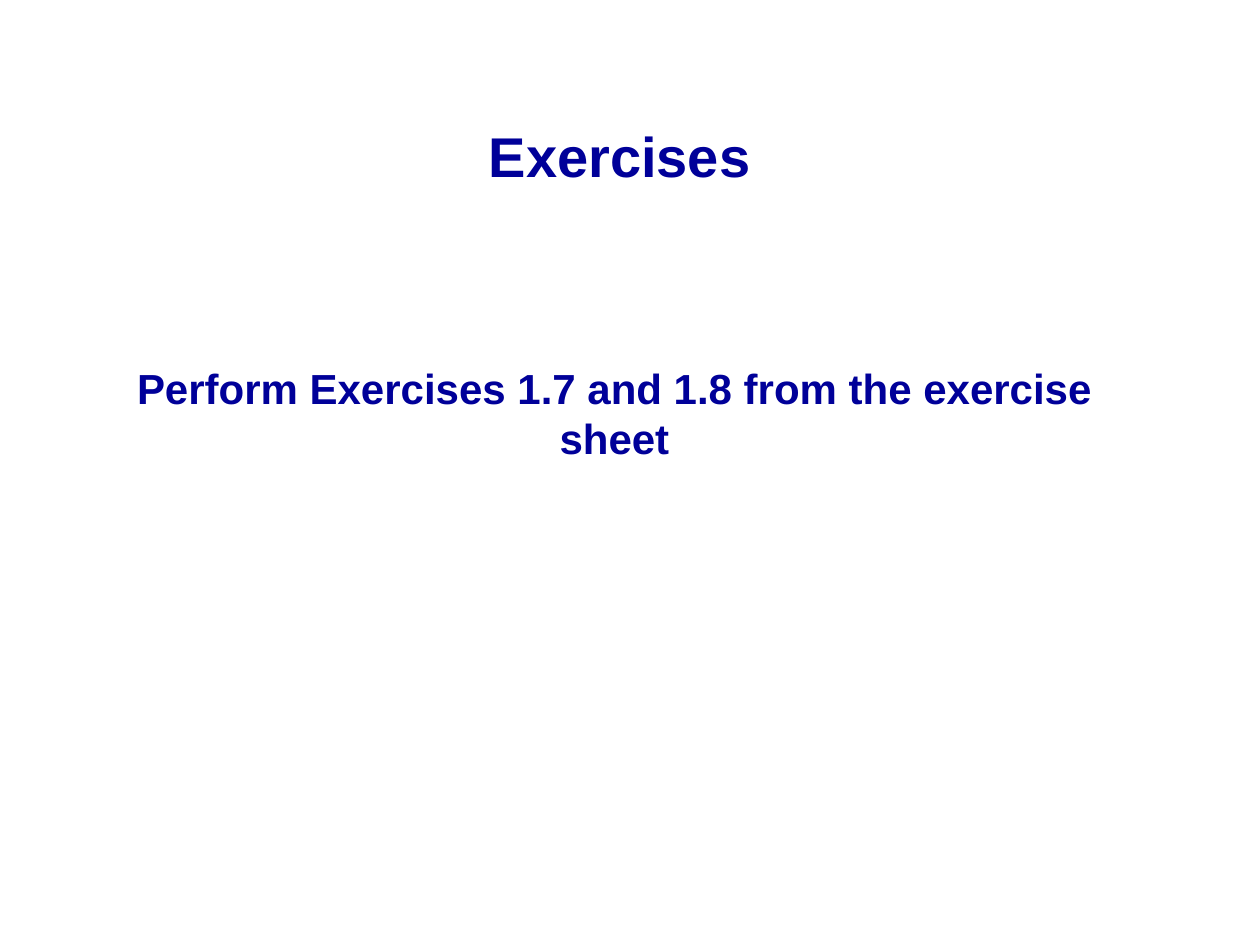
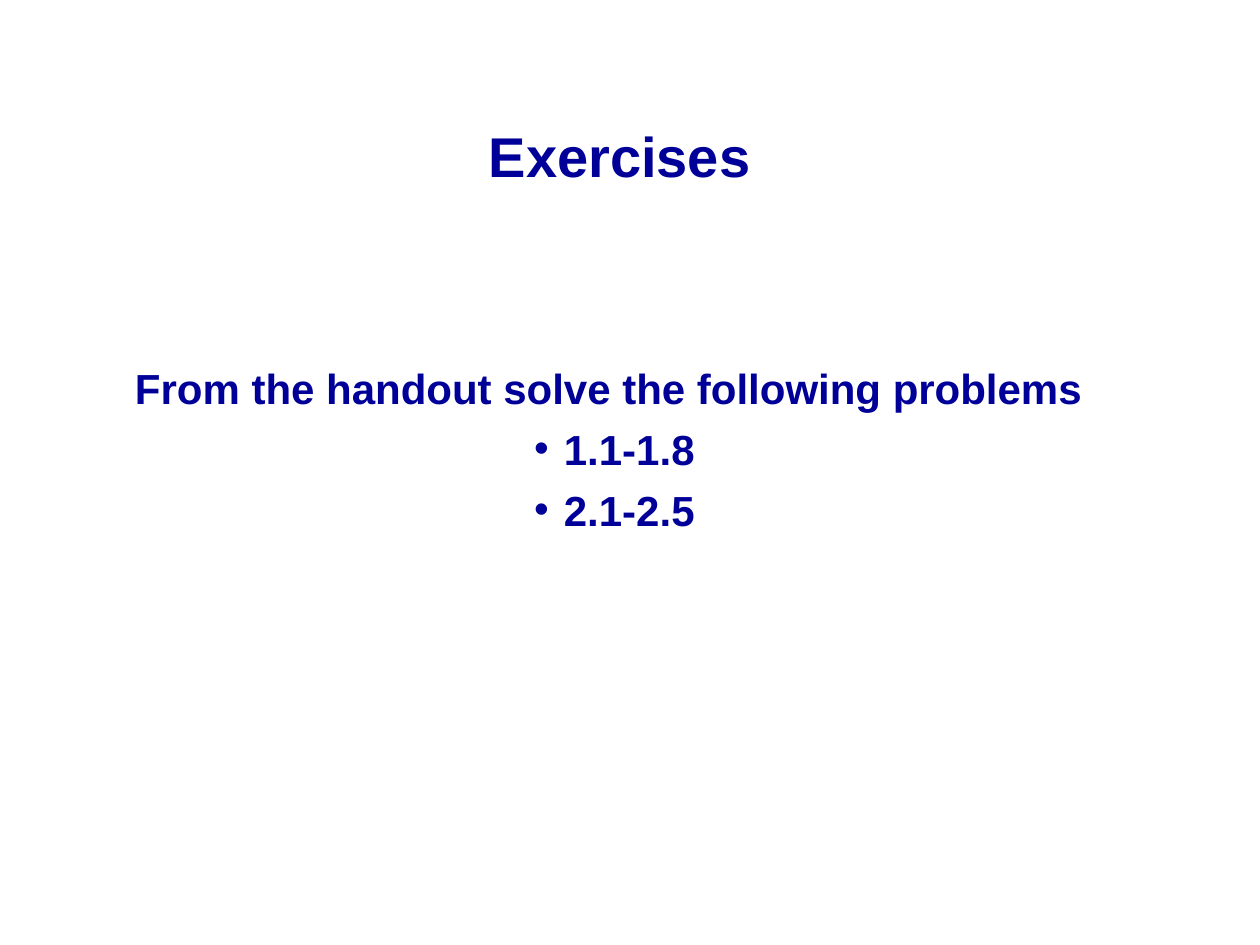
Before and after one commit to mikeg64/iome, a slide deck: slide 29 of src/examples/course/matlab/presentations_and_docs/matlab1.ppt (slide 30 before the commit). Drawn at 1260x945 pixels with LibreOffice and Linux fonts; fonts in the diff are those of the drawing; background and template pictures are left out. Boxes give left, top, right and bottom in pixels: in the first picture for what was removed or moved away, otherwise in the second. Text is boxed around its words. In the diff, an @@ line names an element or a change of style, - is before the commit and + after.

```diff
--- a/src/examples/course/matlab/presentations_and_docs/matlab1.ppt
+++ b/src/examples/course/matlab/presentations_and_docs/matlab1.ppt
@@ text at (135, 373, 1082, 527): text changed @@
-Perform Exercises 1.7 and 1.8 from the exercise sheet
+From the handout solve the following problems
+• 1.1-1.8
+• 2.1-2.5
```
Also in this commit, not shown: 2 other slides changed, 4 slides removed, 4 other files.
